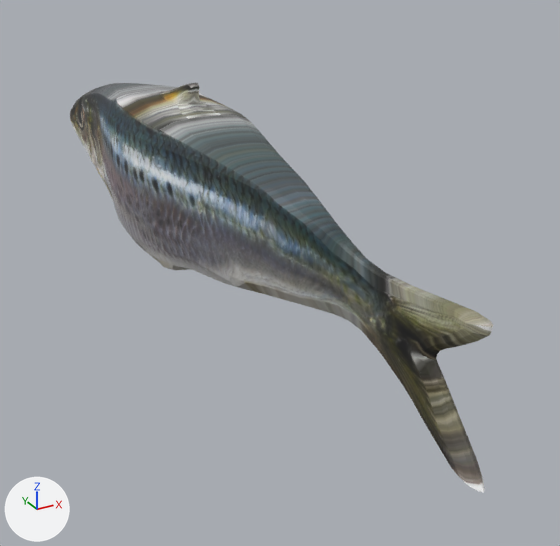
The glTF model public/models/fish/sardine/sardine.glb: old version first, new version second.
Both versions are drawn from a 50 mm lens placed at (-0.605, -1.342, 0.49), pointed at (0.107, -0.048, -0.157). The axes (+X, +Y, +Z) are drawn at lower left. The lights are the same throughout. The older version comes first. Where no turn or scale is listed for an object, it has been applied to the vertices. Vertices at exactly the same position are counted once.

Objects in the first picture: 'sardine'.
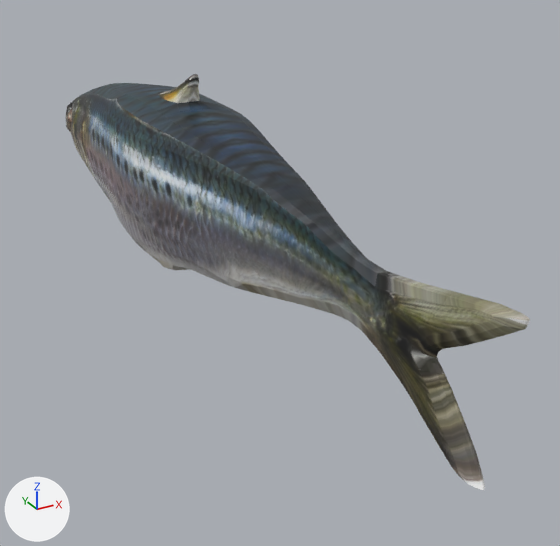
Where the newer file only moved an object's origin or applied its transform, the numbers keep the older frame.

Where the change shows, as pixel boxes (x1, y1, x2, y2) in the pictures (560 x 546 px; the box of a moved part takes in the faces that stretch with it):
'sardine', reshaped (9% wider)
    before: (70, 83, 493, 492)
    after: (70, 74, 530, 490)
'sardine.002', added
    after: (66, 103, 72, 132)
part 1 of me_mesh, moved or reshaped
    before: (70, 83, 271, 296)
    after: (70, 74, 270, 297)
part 2 of me_mesh, moved or reshaped
    before: (374, 273, 493, 492)
    after: (375, 271, 530, 490)
part 3 of me_mesh, surface changed (darker)
    before: (71, 83, 489, 346)
    after: (72, 83, 514, 347)

The change, as a diff of the scene's bpy script:
```diff
--- a/public/models/fish/sardine/sardine.glb.py
+++ b/public/models/fish/sardine/sardine.glb.py
@@ me_mesh @@
 # used by ob_sardine; location = (0.0, 0.0, 0.0)
-me_mesh.from_pydata(...)  # 1152 vertices, 2300 faces; spans x -0.13..0.13, y -0.78..1.01, z -0.18..0.22
+me_mesh.from_pydata(...)  # 1155 vertices, 2300 faces; spans x -0.13..0.13, y -0.81..1.01, z -0.18..0.23
+# me_mesh part 1: 147 vertices moved from x -0.11..0.11, y -0.22..0.97, z -0.13..0.22 to x -0.11..0.11, y -0.22..0.97, z -0.13..0.23; 19 vertices removed from x -0.01..0.01, y -0.31..0.17, z -0.12..0.22; 22 vertices added at x -0.01..0.01, y -0.28..0.17, z -0.12..0.23
+# me_mesh part 2: 52 vertices moved from x -0.02..0.02, y -0.76..-0.6, z -0.13..0.07 to x -0.02..0.02, y -0.8..-0.61, z -0.12..0.1; 59 vertices removed from x -0.02..0.02, y -0.76..-0.65, z -0.14..0.07; 59 vertices added at x -0.02..0.02, y -0.81..-0.65, z -0.13..0.1
+# me_mesh part 3: 506 kept faces spanning x -0.11..0.11, y -0.8..1.01, z -0.02..0.18 get new texture (UV) coordinates
 me_mesh.materials.append(mat_sardine)
@@ me_mesh_1 @@
+me_mesh_1.from_pydata(...)  # 26 vertices, 48 faces; spans x -0.0887..-0.059, y 0.7751..0.8568, z -0.0193..0.0626
+me_mesh_1.materials.append(mat_sardine)  # picture img_sardine_fish
@@ ob_sardine_002 @@
+ob_sardine_002 = bpy.data.objects.new('sardine.002', me_mesh_1)
+ob_sardine_002.location = (-0.006, 0.0, 0.0)
```
